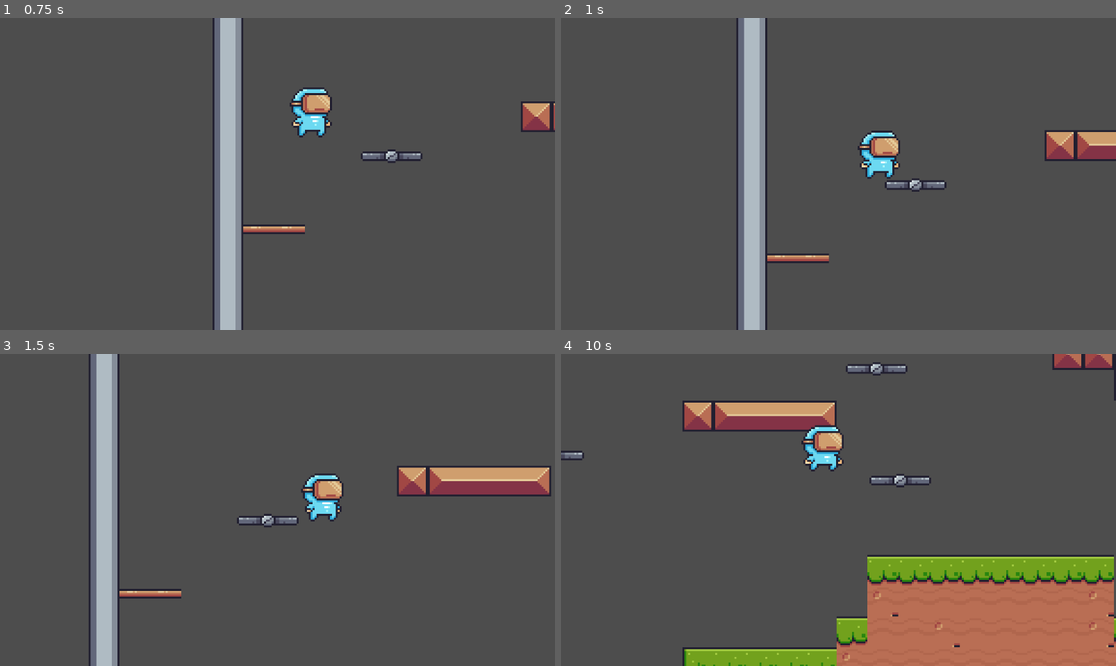
Above: before the commit, frames 1-4 (two rows, left to right).
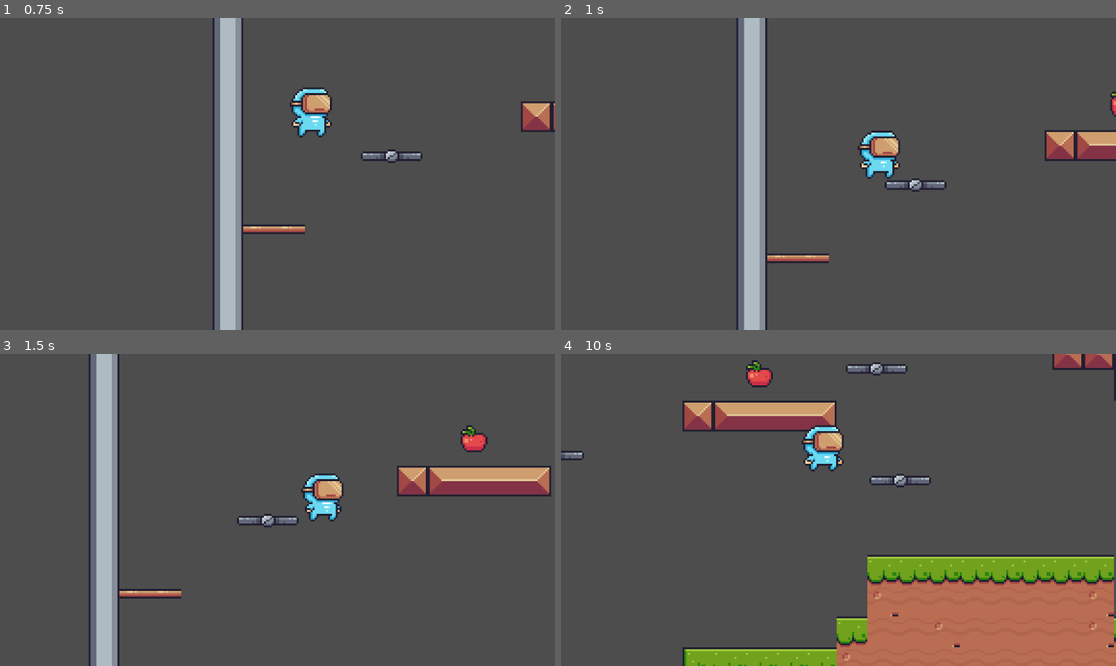
Above: after the commit, the same moments.

Repository: moaazkamel/lary-game
Game: Godot game, scene res://scenes/game.tscn
Two runs of this game, one before a commit and one after it. Both use one fixed random seed, a clock stepped at 60 frames per second and the inputs below.
Inputs:
- Up to frame 1 (0.75 s): tap Enter (ui_accept) at 0.5 s; hold Right (ui_right) from 0.53 s (still down); tap Alt at 0.6 s
- Up to frame 2 (1 s): keep holding Right (ui_right); tap Enter (ui_accept) at 0.77 s
- Up to frame 3 (1.5 s): keep holding Right (ui_right); tap Shift at 1.35 s
- Up to frame 4 (10 s): tap Enter (ui_accept) at 1.52, 3.02, 3.77, 4.52, 6.02, 6.77, 7.52, 9.02, 9.77 s; release Right (ui_right) at 2.03 s; hold Left (ui_left) 2.03-2.78 s; tap Alt every 1.5 s from 2.1 to 9.6 s; hold Right (ui_right) 2.78-4.28 s; tap Shift every 1.5 s from 2.85 to 8.85 s; hold Left (ui_left) 4.28-5.03 s; hold Right (ui_right) 5.03-5.78 s; hold Left (ui_left) 5.78-7.28 s; hold Right (ui_right) 7.28-9.53 s; hold Left (ui_left) from 9.53 s (still down)

Frame 1 is identical in both runs. In frame 2, less than 0.1% of the frame differs, in the area x 98-100%, y 23-32%; in frame 3, 0.3%; in frame 4, 0.3%, in the area x 33-39%, y 2-11%.

Commit message:
I worked on the player's pickup (apple)

Diff:
--- /dev/null
+++ b/scenes/apple.tscn
@@ -0,0 +1,148 @@
+[gd_scene format=3 uid="uid://dfdtnwj71fthp"]
+
+[ext_resource type="Script" uid="uid://bksv5m4tj3e1u" path="res://scripts/apple.gd" id="1_7vr8k"]
+[ext_resource type="Texture2D" uid="uid://b6j4u3qnneafe" path="res://assets/Items/Fruits/Apple.png" id="1_h071m"]
+
+[sub_resource type="AtlasTexture" id="AtlasTexture_7vr8k"]
+atlas = ExtResource("1_h071m")
+region = Rect2(0, 0, 32, 32)
+
+[sub_resource type="AtlasTexture" id="AtlasTexture_3dmh2"]
+atlas = ExtResource("1_h071m")
+region = Rect2(32, 0, 32, 32)
+
+[sub_resource type="AtlasTexture" id="AtlasTexture_pg1xk"]
+atlas = ExtResource("1_h071m")
+region = Rect2(64, 0, 32, 32)
+
+[sub_resource type="AtlasTexture" id="AtlasTexture_a7wfc"]
+atlas = ExtResource("1_h071m")
+region = Rect2(96, 0, 32, 32)
+
+[sub_resource type="AtlasTexture" id="AtlasTexture_kxxqw"]
+atlas = ExtResource("1_h071m")
+region = Rect2(128, 0, 32, 32)
+
+[sub_resource type="AtlasTexture" id="AtlasTexture_bpq8q"]
+atlas = ExtResource("1_h071m")
+region = Rect2(160, 0, 32, 32)
+
+[sub_resource type="AtlasTexture" id="AtlasTexture_o1f1w"]
+atlas = ExtResource("1_h071m")
+region = Rect2(192, 0, 32, 32)
+
+[sub_resource type="AtlasTexture" id="AtlasTexture_3l3tj"]
+atlas = ExtResource("1_h071m")
+region = Rect2(224, 0, 32, 32)
+
+[sub_resource type="AtlasTexture" id="AtlasTexture_8n2ub"]
+atlas = ExtResource("1_h071m")
+region = Rect2(256, 0, 32, 32)
+
+[sub_resource type="AtlasTexture" id="AtlasTexture_yj07a"]
+atlas = ExtResource("1_h071m")
+region = Rect2(288, 0, 32, 32)
+
+[sub_resource type="AtlasTexture" id="AtlasTexture_150bd"]
+atlas = ExtResource("1_h071m")
+region = Rect2(320, 0, 32, 32)
+
+[sub_resource type="AtlasTexture" id="AtlasTexture_nbawf"]
+atlas = ExtResource("1_h071m")
+region = Rect2(352, 0, 32, 32)
+
+[sub_resource type="AtlasTexture" id="AtlasTexture_7thwe"]
+atlas = ExtResource("1_h071m")
+region = Rect2(384, 0, 32, 32)
+
+[sub_resource type="AtlasTexture" id="AtlasTexture_5eyua"]
+atlas = ExtResource("1_h071m")
+region = Rect2(416, 0, 32, 32)
+
+[sub_resource type="AtlasTexture" id="AtlasTexture_umdv0"]
+atlas = ExtResource("1_h071m")
+region = Rect2(448, 0, 32, 32)
+
+[sub_resource type="AtlasTexture" id="AtlasTexture_sdl3e"]
+atlas = ExtResource("1_h071m")
+region = Rect2(480, 0, 32, 32)
+
+[sub_resource type="AtlasTexture" id="AtlasTexture_nhs3t"]
+atlas = ExtResource("1_h071m")
+region = Rect2(512, 0, 32, 32)
+
+[sub_resource type="SpriteFrames" id="SpriteFrames_0wc1f"]
+animations = [{
+"frames": [{
+"duration": 1.0,
+"texture": SubResource("AtlasTexture_7vr8k")
+}, {
+"duration": 1.0,
+"texture": SubResource("AtlasTexture_3dmh2")
+}, {
+"duration": 1.0,
+"texture": SubResource("AtlasTexture_pg1xk")
+}, {
+"duration": 1.0,
+"texture": SubResource("AtlasTexture_a7wfc")
+}, {
+"duration": 1.0,
+"texture": SubResource("AtlasTexture_kxxqw")
+}, {
+"duration": 1.0,
+"texture": SubResource("AtlasTexture_bpq8q")
+}, {
+"duration": 1.0,
+"texture": SubResource("AtlasTexture_o1f1w")
+}, {
+"duration": 1.0,
+"texture": SubResource("AtlasTexture_3l3tj")
+}, {
+"duration": 1.0,
+"texture": SubResource("AtlasTexture_8n2ub")
+}, {
+"duration": 1.0,
+"texture": SubResource("AtlasTexture_yj07a")
+}, {
+"duration": 1.0,
+"texture": SubResource("AtlasTexture_150bd")
+}, {
+"duration": 1.0,
+"texture": SubResource("AtlasTexture_nbawf")
+}, {
+"duration": 1.0,
+"texture": SubResource("AtlasTexture_7thwe")
+}, {
+"duration": 1.0,
+"texture": SubResource("AtlasTexture_5eyua")
+}, {
+"duration": 1.0,
+"texture": SubResource("AtlasTexture_umdv0")
+}, {
+"duration": 1.0,
+"texture": SubResource("AtlasTexture_sdl3e")
+}, {
+"duration": 1.0,
+"texture": SubResource("AtlasTexture_nhs3t")
+}],
+"loop": true,
+"name": &"default",
+"speed": 10.0
+}]
+
+[sub_resource type="CircleShape2D" id="CircleShape2D_u2fgw"]
+radius = 7.0
+
+[node name="apple" type="Area2D" unique_id=505602826]
+collision_mask = 2
+script = ExtResource("1_7vr8k")
+
+[node name="AnimatedSprite2D" type="AnimatedSprite2D" parent="." unique_id=1841823722]
+sprite_frames = SubResource("SpriteFrames_0wc1f")
+autoplay = "default"
+frame_progress = 0.44459847
+
+[node name="CollisionShape2D" type="CollisionShape2D" parent="." unique_id=1876609619]
+shape = SubResource("CircleShape2D_u2fgw")
+
+[connection signal="body_entered" from="." to="." method="_on_body_entered"]
--- a/scenes/game.tscn
+++ b/scenes/game.tscn
@@ -3,6 +3,7 @@
 [ext_resource type="PackedScene" uid="uid://bywhq65pdcni0" path="res://scenes/player.tscn" id="1_uwrxv"]
 [ext_resource type="Texture2D" uid="uid://befduus24c8nn" path="res://assets/Terrain/Terrain (16x16).png" id="2_yqjtg"]
 [ext_resource type="PackedScene" uid="uid://cxc6ai2wobky1" path="res://scenes/platform.tscn" id="3_lnu2h"]
+[ext_resource type="PackedScene" uid="uid://dfdtnwj71fthp" path="res://scenes/apple.tscn" id="4_lbhrr"]
 
 [sub_resource type="TileSetAtlasSource" id="TileSetAtlasSource_lnu2h"]
 texture = ExtResource("2_yqjtg")
@@ -325,3 +326,12 @@
 [node name="AnimationPlayer" type="AnimationPlayer" parent="platform3" unique_id=5160878]
 libraries/ = SubResource("AnimationLibrary_iywne")
 autoplay = &"move"
+
+[node name="apple2" parent="." unique_id=113931237 instance=ExtResource("4_lbhrr")]
+position = Vector2(168, -60)
+
+[node name="apple3" parent="." unique_id=786219344 instance=ExtResource("4_lbhrr")]
+position = Vector2(352, -92)
+
+[node name="apple4" parent="." unique_id=2050265603 instance=ExtResource("4_lbhrr")]
+position = Vector2(456, -44)
--- a/scenes/player.tscn
+++ b/scenes/player.tscn
@@ -92,6 +92,7 @@
 radius = 8.0
 
 [node name="player" type="CharacterBody2D" unique_id=546351684]
+collision_layer = 2
 script = ExtResource("1_g2els")
 
 [node name="AnimatedSprite2D" type="AnimatedSprite2D" parent="." unique_id=1908256758]
@@ -99,7 +100,7 @@
 sprite_frames = SubResource("SpriteFrames_f1ej7")
 animation = &"idel"
 autoplay = "idel"
-frame_progress = 0.4253797
+frame_progress = 0.053067353
 
 [node name="CollisionShape2D" type="CollisionShape2D" parent="." unique_id=148781467]
 position = Vector2(0, -8)
--- /dev/null
+++ b/scripts/apple.gd
@@ -0,0 +1,7 @@
+extends Area2D
+
+
+
+func _on_body_entered(body: Node2D) -> void:
+	print('+1 apple')
+	queue_free()
Not shown, added: scripts/apple.gd.uid
